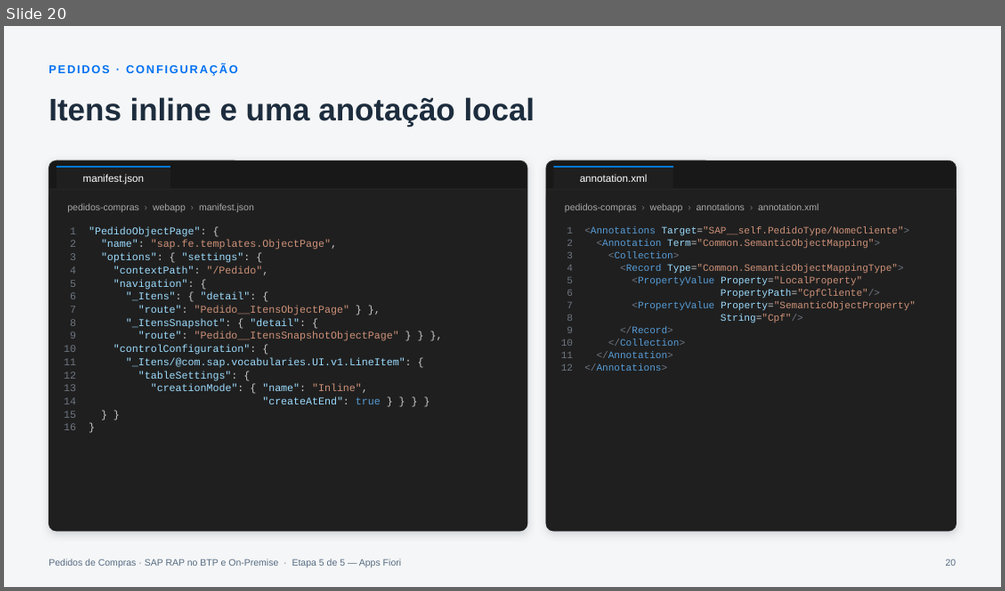
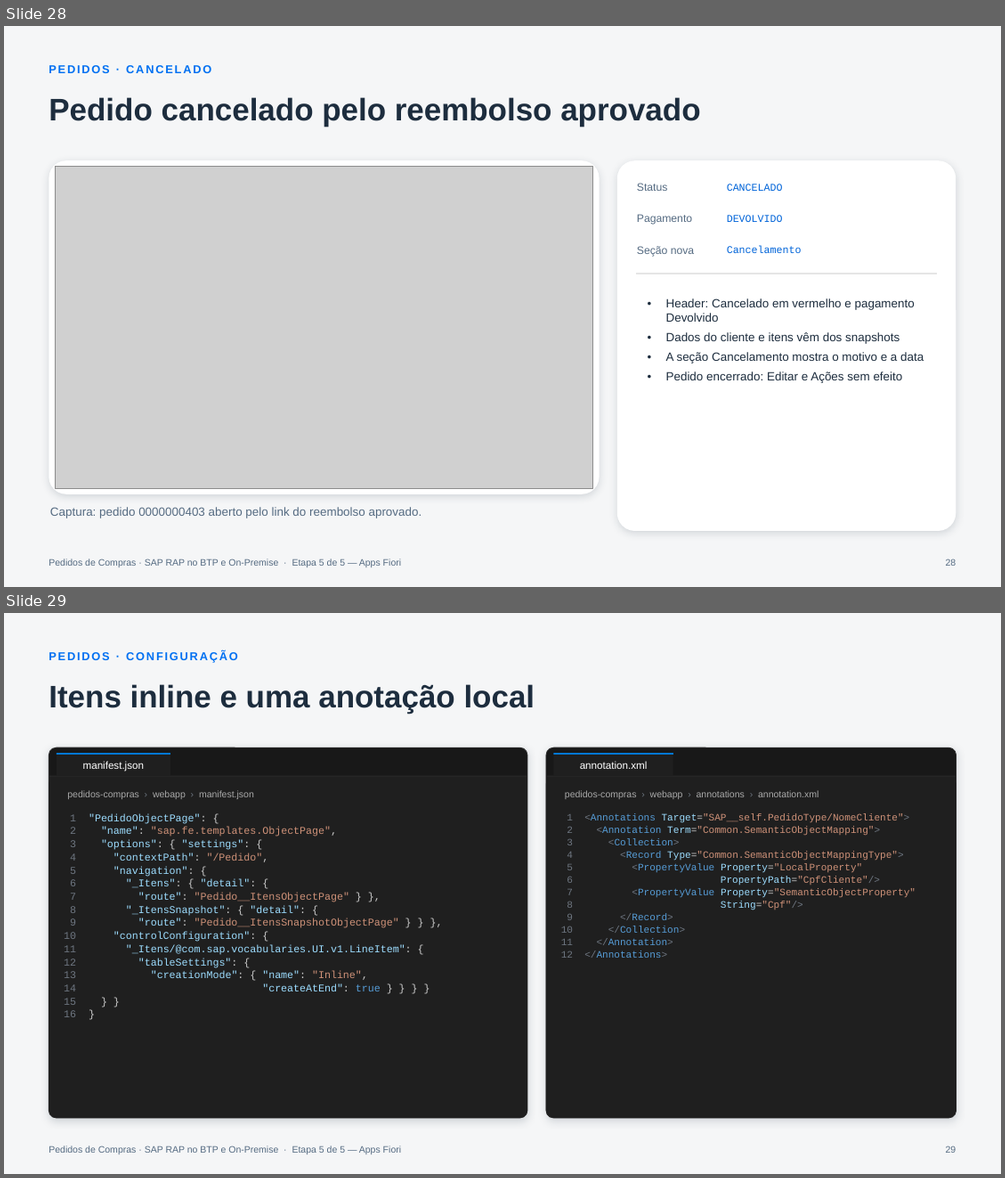
Before and after one commit to AdrianoBispo/sap-abap-rap-pedidos-de-compras-app, a slide deck: docs/apresentacoes/05-apps-fiori.pptx. Shown one above the other, each under a label of ours: slide 20 before the commit, slides 28 and 29 after it. The pictures are 1005x591 and 1005x1178 pixels, drawn with LibreOffice and Linux fonts; fonts in the diff are those of the drawing; grey boxes stand for pictures. Boxes give left, top, right and bottom in pixels: in the first picture for what was removed or moved away, otherwise in the second. Text is boxed around its words. In the diff, an @@ line names an element or a change of style, - is before the commit and + after.

```diff
--- a/docs/apresentacoes/05-apps-fiori.pptx
+++ b/docs/apresentacoes/05-apps-fiori.pptx
@@ slide 28 added at [4, 26, 1001, 587], background #F5F6F7; not listed: 1 template element that a slide beside it also shows @@
@@ text added at [48, 65, 211, 73], 11 pt, text #0070F2, bold @@
+PEDIDOS · CANCELADO
@@ title added at [48, 97, 700, 127], 30 pt, text #1D2D3E, bold @@
+Pedido cancelado pelo reembolso aprovado
@@ rounded rectangle added at [48, 160, 599, 494], fill #FFFFFF @@
@@ picture added at [55, 167, 593, 488] @@
@@ rounded rectangle added at [617, 160, 956, 531], fill #FFFFFF @@
@@ text added at [637, 183, 667, 191], 10.5 pt, text #556B82 @@
+Status
@@ text added at [727, 184, 783, 191], 10 pt, text #0064D9 @@
+CANCELADO
@@ text added at [637, 214, 692, 224], 10.5 pt, text #556B82 @@
+Pagamento
@@ text added at [727, 215, 783, 222], 10 pt, text #0064D9 @@
+DEVOLVIDO
@@ text added at [637, 246, 694, 257], 10.5 pt, text #556B82 @@
+Seção nova
@@ text added at [727, 246, 801, 253], 10 pt, text #0064D9 @@
+Cancelamento
@@ line added from (636, 273) to (938, 273), #E5E5E5 1 pt @@
@@ text added at [666, 298, 923, 383], 11.5 pt, text #1D2D3E @@
+• Header: Cancelado em vermelho e pagamento Devolvido
+• Dados do cliente e itens vêm dos snapshots
+• A seção Cancelamento mostra o motivo e a data
+• Pedido encerrado: Editar e Ações sem efeito
@@ rounded rectangle added at [48, 503, 599, 533], 11.5 pt, text #556B82 @@
+Captura: pedido 0000000403 aberto pelo link do reembolso aprovado.
@@ page number added at [946, 558, 956, 565], 9 pt, text #556B82 @@
+28
@@ what was slide 20 is now slide 29 @@
```
Also in this commit, not shown: 11 other slides added.
